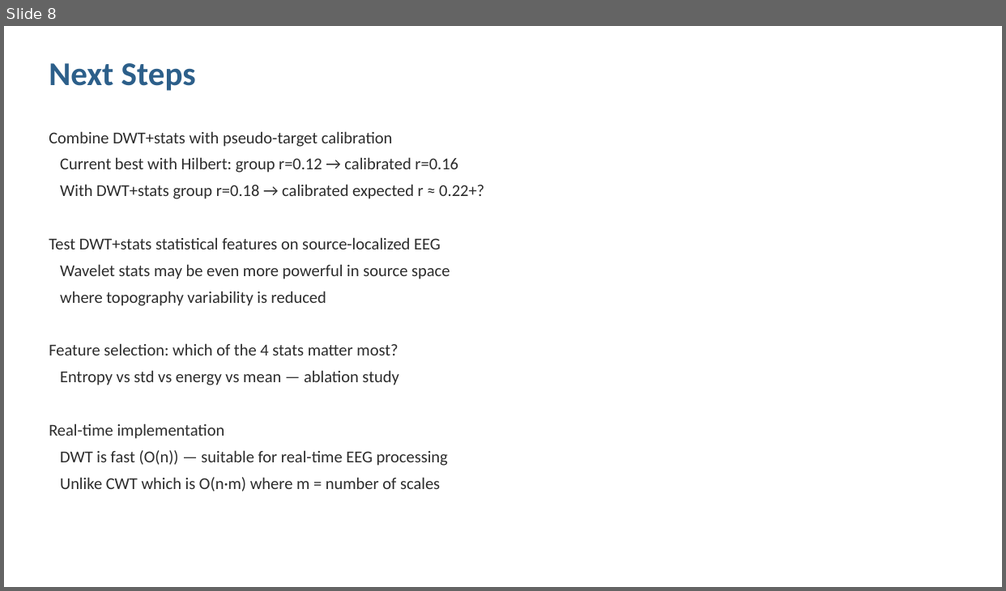
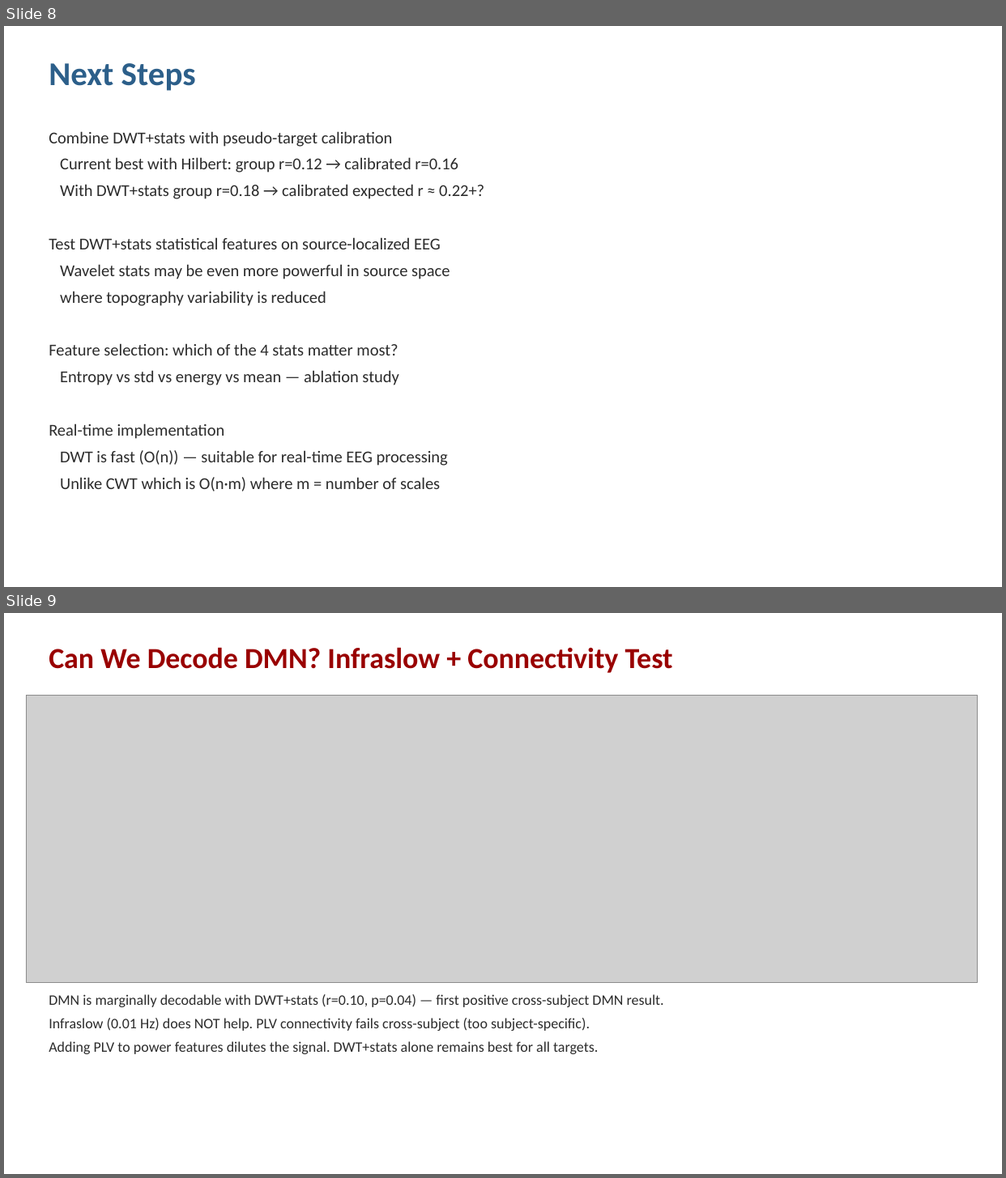
Before and after one commit to cccbauer/dmnelf, a slide deck: analysis/fingerprint/wavelet_coupling/wavelet_coupling_results.pptx. Shown one above the other, each under a label of ours: slide 8 before the commit, slides 8 and 9 after it. The pictures are 1006x591 and 1006x1178 pixels, drawn with LibreOffice and Linux fonts; fonts in the diff are those of the drawing; grey boxes stand for pictures. Boxes give left, top, right and bottom in pixels: in the first picture for what was removed or moved away, otherwise in the second. Text is boxed around its words. In the diff, an @@ line names an element or a change of style, - is before the commit and + after.

```diff
--- a/analysis/fingerprint/wavelet_coupling/wavelet_coupling_results.pptx
+++ b/analysis/fingerprint/wavelet_coupling/wavelet_coupling_results.pptx
@@ slide 9 added at bbox=[4, 613, 1002, 1174], background #FFFFFF @@
@@ text added at bbox=[49, 647, 673, 673], 28 pt, text #990000, bold @@
+Can We Decode DMN? Infraslow + Connectivity Test
@@ picture added at bbox=[27, 696, 978, 983] @@
@@ text added at bbox=[49, 995, 664, 1054], 14 pt, text #2C2C2C @@
+DMN is marginally decodable with DWT+stats (r=0.10, p=0.04) — first positive cross-subject DMN result.
+Infraslow (0.01 Hz) does NOT help. PLV connectivity fails cross-subject (too subject-specific).
+Adding PLV to power features dilutes the signal. DWT+stats alone remains best for all targets.
```
Also in this commit, not shown: 3 other slides added, 1 slide removed, 5 other files.
